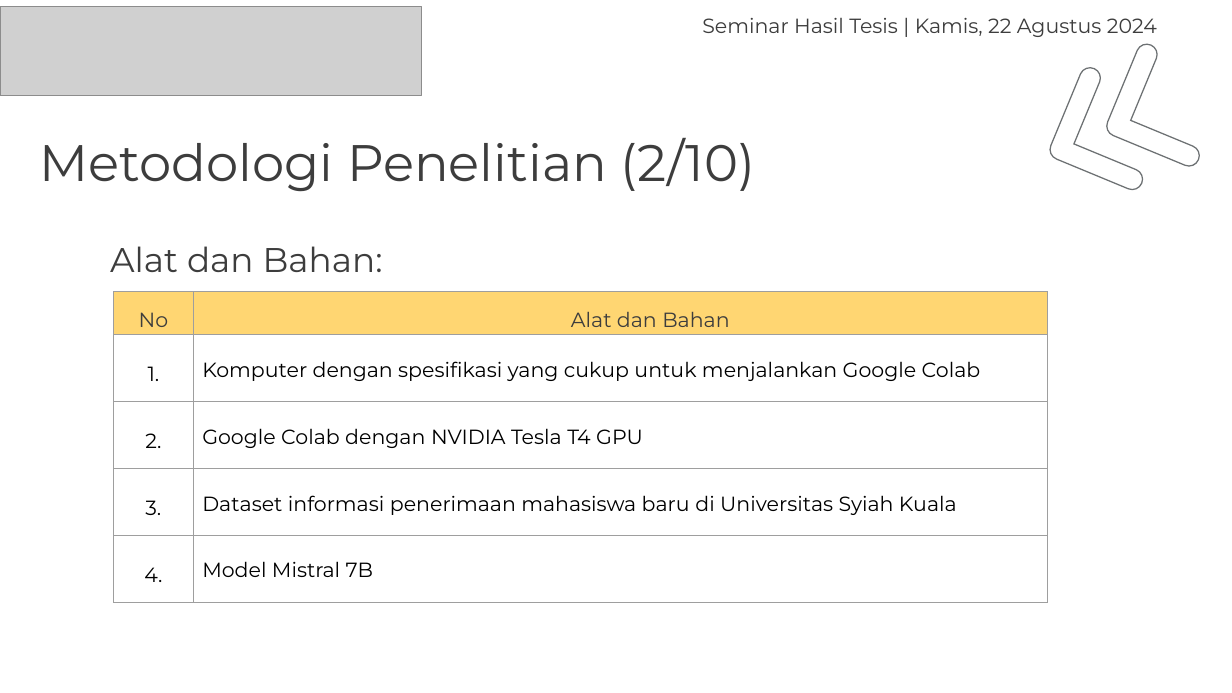
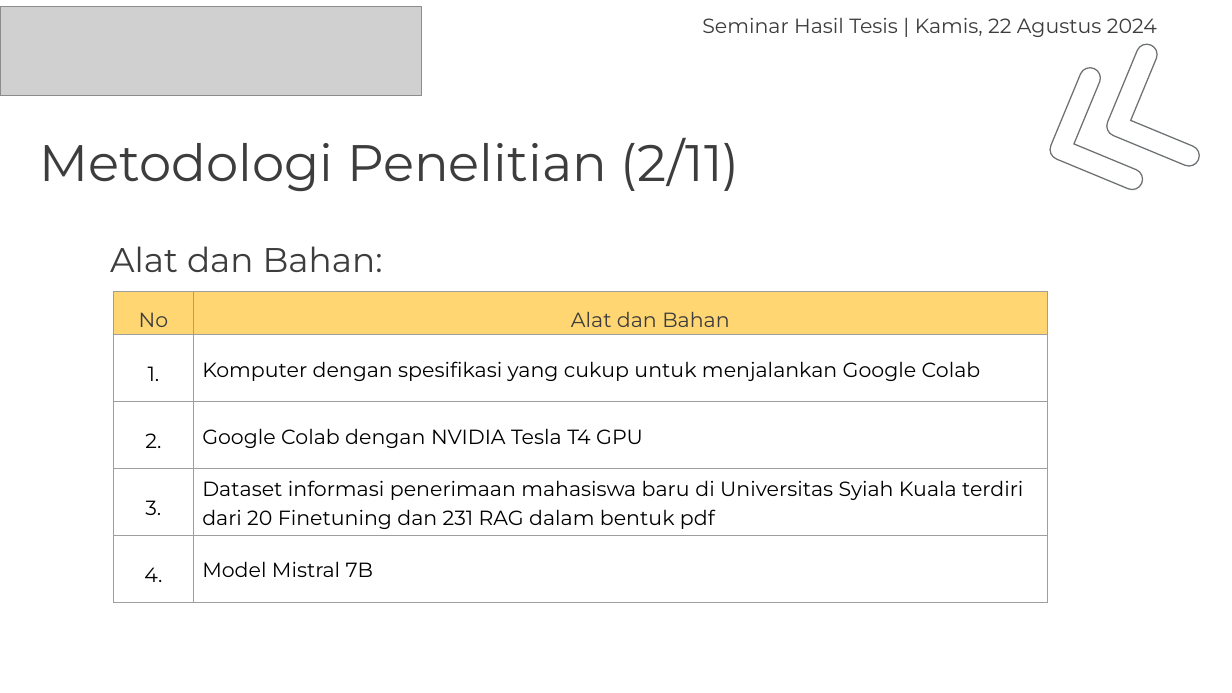
Before and after one commit to haryra/Tesis-s2-ai, a slide deck: slide 20 of Presentasi Hasil Tesis Hary Rachmat 2108207010009.pptx. Drawn at 1232x693 pixels with LibreOffice and Linux fonts; fonts in the diff are those of the drawing; grey boxes stand for pictures. Boxes give left, top, right and bottom in pixels: in the first picture for what was removed or moved away, otherwise in the second. Text is boxed around its words. In the diff, an @@ line names an element or a change of style, - is before the commit and + after.

```diff
--- a/Presentasi Hasil Tesis Hary Rachmat 2108207010009.pptx
+++ b/Presentasi Hasil Tesis Hary Rachmat 2108207010009.pptx
@@ title at (x1=40, y1=138, x2=740, y2=192): text changed @@
-Metodologi Penelitian (2/10)
+Metodologi Penelitian (2/11)
@@ table at (x1=113, y1=292, x2=1046, y2=602) @@
-row 4, column 2: Dataset informasi penerimaan mahasiswa baru di Universitas Syiah Kuala
+row 4, column 2: Dataset informasi penerimaan mahasiswa baru di Universitas Syiah Kuala terdiri dari 20 Finetuning dan 231 RAG dalam bentuk pdf
```
Also in this commit, not shown: 9 other slides changed, 1 slide added.
